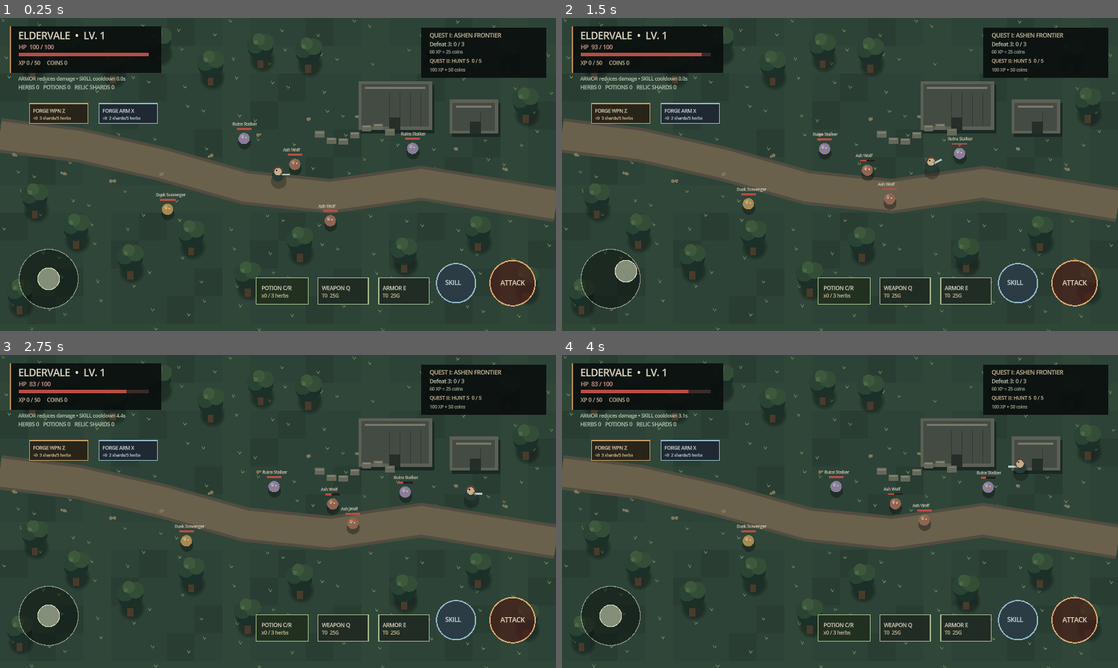
Above: before the commit, frames 1-4 (two rows, left to right).
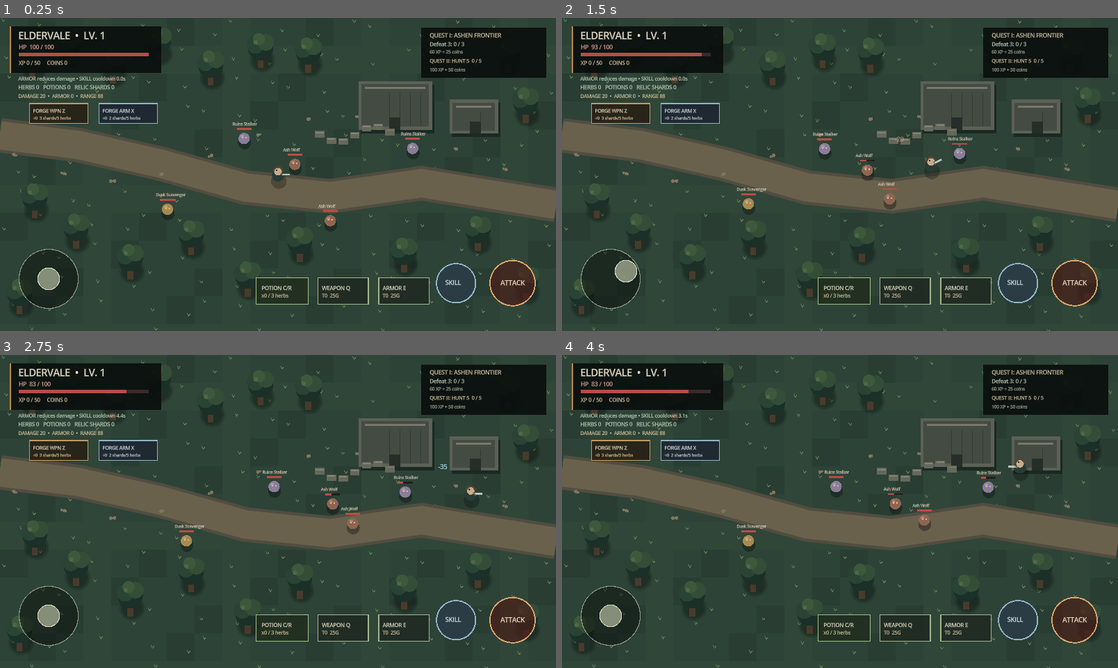
Above: after the commit, the same moments.

Repository: filesgloom-png/ELDERVALE
Game: Godot game, scene res://scenes/main.tscn
The game is run twice, just before and just after one commit, with the same random seed, the same clock (stepped at 60 frames per second) and the same inputs.
Inputs (mouse positions are in pixels of both pictures, inside the frame that each line leads up to):
- Up to frame 1 (0.25 s): no input
- Up to frame 2 (1.5 s): tap Enter (ui_accept) at 0.5, 0.77 s; move the mouse to (962, 158) at 0.52 s; hold Right (ui_right) 0.53-1.25 s; tap Q at 0.6 s; click (962, 158) at 0.67 s; drag from (728, 190) to (812, 237) at 1.27 s
- Up to frame 3 (2.75 s): move the mouse to (333, 442) at 2.02 s; hold Right (ui_right) from 2.03 s (still down); tap F at 2.1 s
- Up to frame 4 (4 s): release Right (ui_right) at 2.75 s; drag from (812, 574) to (673, 464) at 2.77 s; move the mouse to (1006, 558) at 3.52 s; hold Left (ui_left) from 3.53 s (still down); tap R at 3.6 s; tap Enter (ui_accept) at 3.77 s

The runs differ from the first frame. In frame 1, 0.1% of the frame differs, in the area x 3-19%, y 24-26%; in frame 2, 0.1%; in frame 3, 0.1%, in the area x 3-81%, y 24-37%; in frame 4, 0.1%.

Commit message:
feat: show combat damage and player stats

Diff:
--- a/scripts/main.gd
+++ b/scripts/main.gd
@@ -179,7 +179,9 @@
 	if target_index == -1:
 		return
 	var target: Dictionary = mobs[target_index]
-	target["hp"] = int(target["hp"]) - (20 + weapon_tier * 8 + weapon_enchant * 4)
+	var damage := 20 + weapon_tier * 8 + weapon_enchant * 4
+	target["hp"] = int(target["hp"]) - damage
+	_add_floating_message("-%d" % damage, Vector2(target["pos"]) + Vector2(0, -36), Color("#f2b0a0"))
 	if int(target["hp"]) <= 0:
 		_defeat_mob(target)
 	_save_progress()
@@ -194,7 +196,9 @@
 		if not mob["alive"]:
 			continue
 		if player_position.distance_to(mob["pos"]) <= 150.0:
-			mob["hp"] = int(mob["hp"]) - (35 + weapon_tier * 5 + weapon_enchant * 3)
+			var damage := 35 + weapon_tier * 5 + weapon_enchant * 3
+			mob["hp"] = int(mob["hp"]) - damage
+			_add_floating_message("-%d" % damage, Vector2(mob["pos"]) + Vector2(0, -36), Color("#a8d8ef"))
 			hit_any = true
 			if int(mob["hp"]) <= 0:
 				_defeat_mob(mob)
@@ -580,6 +584,7 @@
 	draw_string(ThemeDB.fallback_font, attack_center + Vector2(-28, 5), "ATTACK", HORIZONTAL_ALIGNMENT_LEFT, 80, 15, Color("#f0dfc4"))
 	draw_string(ThemeDB.fallback_font, Vector2(42, 144), "ARMOR reduces damage • SKILL cooldown %.1fs" % skill_cooldown, HORIZONTAL_ALIGNMENT_LEFT, -1, 11, Color("#c5cfba"))
 	draw_string(ThemeDB.fallback_font, Vector2(42, 164), "HERBS %d   POTIONS %d   RELIC SHARDS %d" % [herbs, potions, relic_shards], HORIZONTAL_ALIGNMENT_LEFT, -1, 12, Color("#c5cfba"))
+	draw_string(ThemeDB.fallback_font, Vector2(42, 184), "DAMAGE %d  •  ARMOR %d  •  RANGE 88" % [20 + weapon_tier * 8 + weapon_enchant * 4, armor_tier * 2 + armor_enchant * 2], HORIZONTAL_ALIGNMENT_LEFT, -1, 11, Color("#d7c59f"))
 	var forge_weapon_center := _forge_weapon_button_center()
 	draw_rect(Rect2(forge_weapon_center - Vector2(67, 23), Vector2(134, 46)), Color(0.16, 0.13, 0.09, 0.92))
 	draw_rect(Rect2(forge_weapon_center - Vector2(67, 23), Vector2(134, 46)), Color("#c49a62"), false, 2.0)
